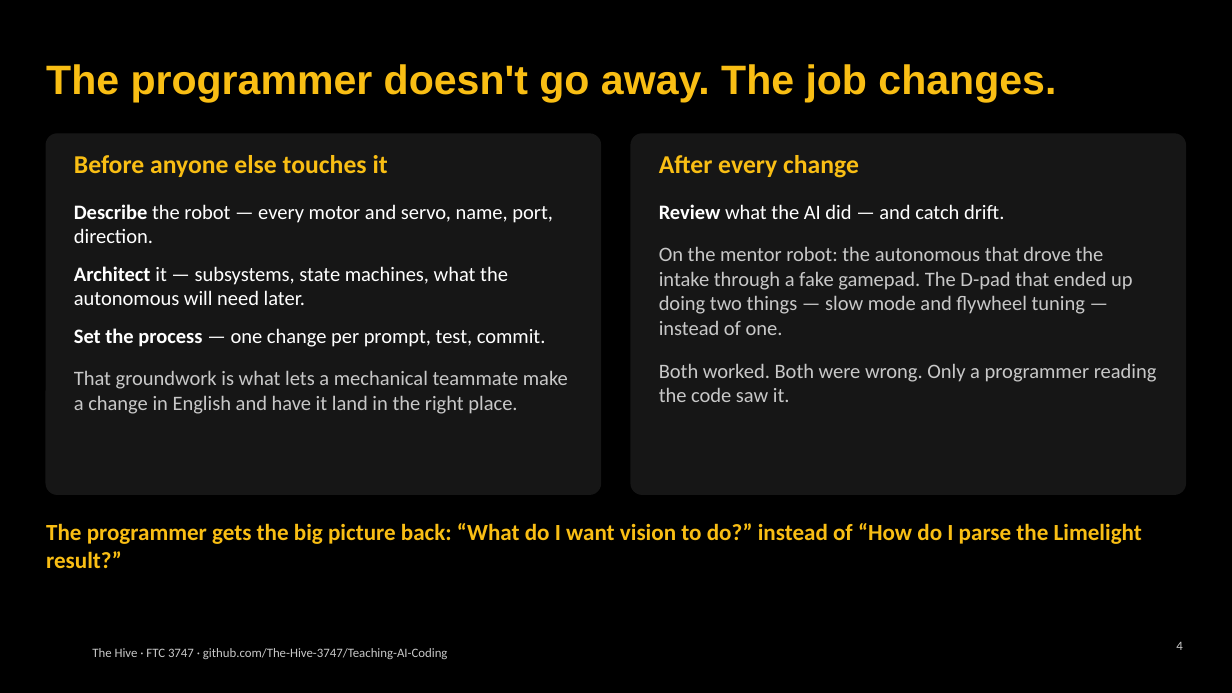
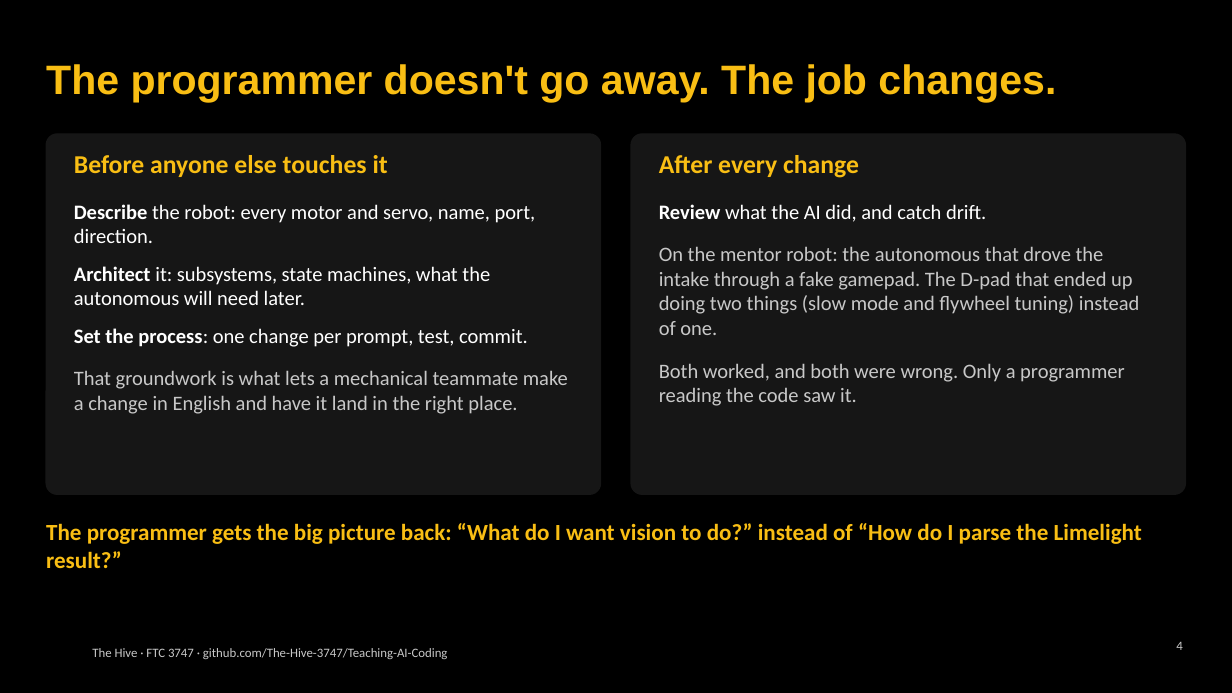
Before and after one commit to The-Hive-3747/Teaching-AI-Coding, a slide deck: slide 4 of slides/kickoff.pptx. Drawn at 1232x693 pixels with LibreOffice and Linux fonts; fonts in the diff are those of the drawing; background and template pictures are left out. Boxes give left, top, right and bottom in pixels: in the first picture for what was removed or moved away, otherwise in the second. Text is boxed around its words. In the diff, an @@ line names an element or a change of style, - is before the commit and + after.

```diff
--- a/slides/kickoff.pptx
+++ b/slides/kickoff.pptx
@@ text at (74, 204, 536, 347): text changed @@
-Describe the robot — every motor and servo, name, port, direction.
-Architect it — subsystems, state machines, what the autonomous will need later.
-Set the process — one change per prompt, test, commit.
+Describe the robot: every motor and servo, name, port, direction.
+Architect it: subsystems, state machines, what the autonomous will need later.
+Set the process: one change per prompt, test, commit.
@@ text at (659, 204, 1140, 406): text changed @@
-Review what the AI did — and catch drift.
-On the mentor robot: the autonomous that drove the intake through a fake gamepad. The D-pad that ended up doing two things — slow mode and flywheel tuning — instead of one.
-Both worked. Both were wrong. Only a programmer reading the code saw it.
+Review what the AI did, and catch drift.
+On the mentor robot: the autonomous that drove the intake through a fake gamepad. The D-pad that ended up doing two things (slow mode and flywheel tuning) instead of one.
+Both worked, and both were wrong. Only a programmer reading the code saw it.
```
Also in this commit, not shown: 18 other slides changed, 43 other files.
